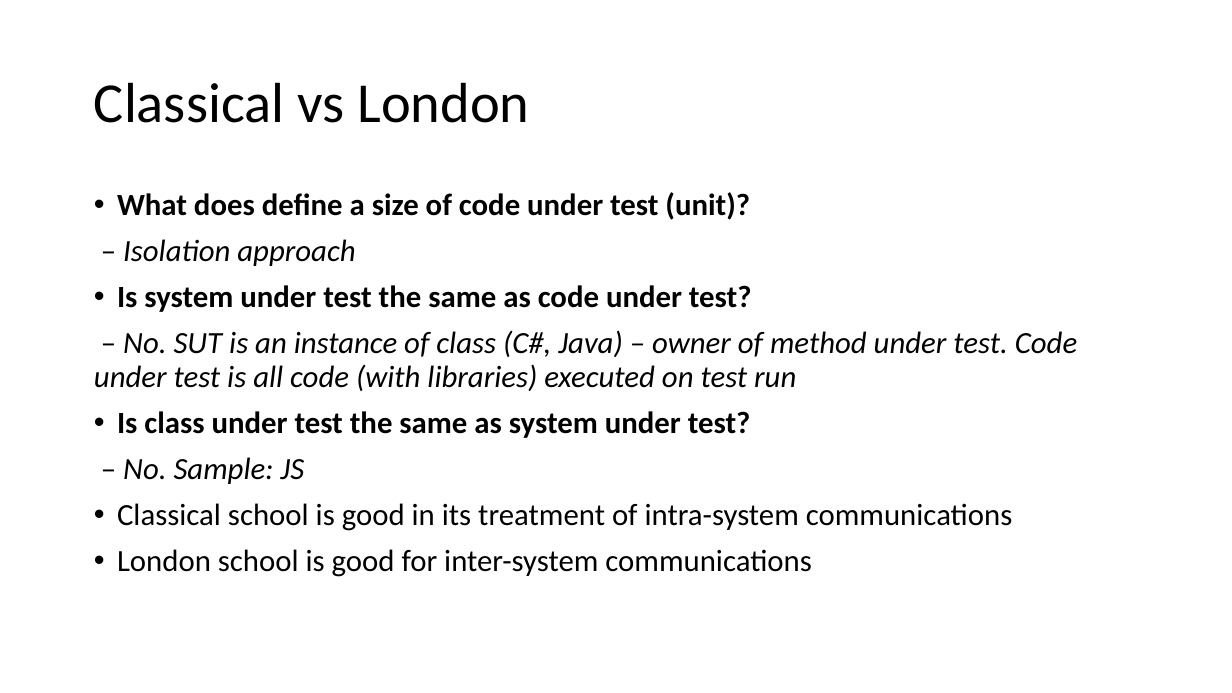
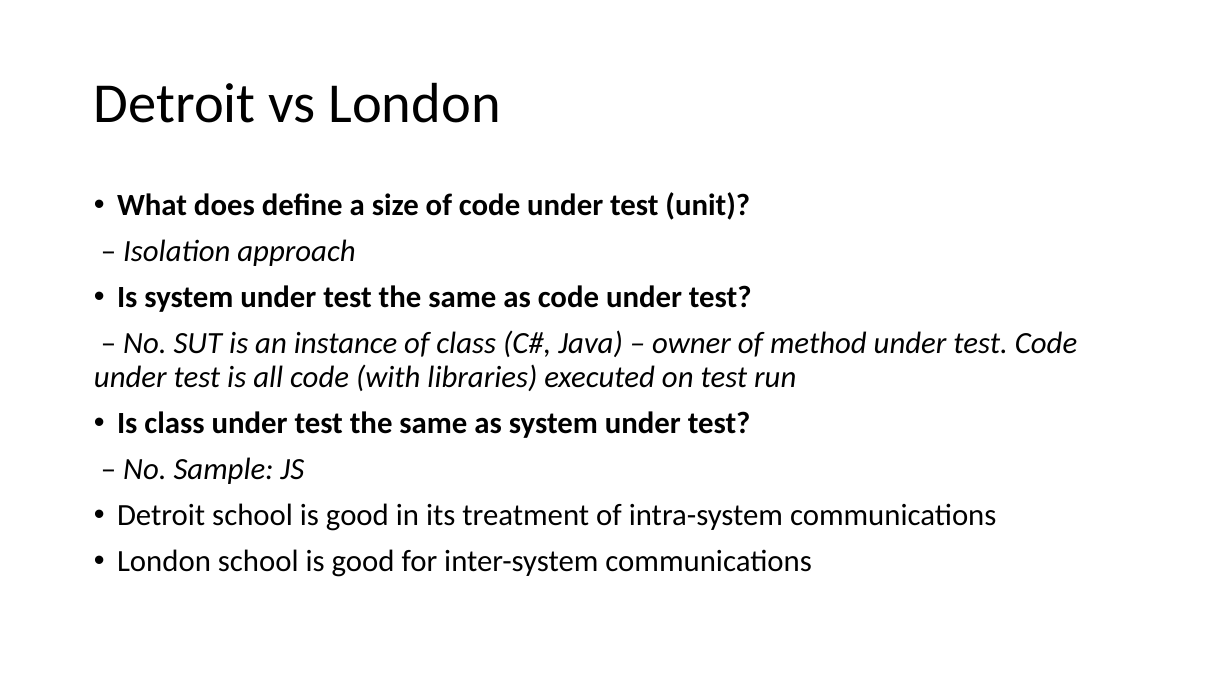
Before and after one commit to magicmanam/slides, a slide deck: slide 35 of automation-testing/unit-testing.pptx. Drawn at 1232x693 pixels with LibreOffice and Linux fonts; fonts in the diff are those of the drawing. Boxes give left, top, right and bottom in pixels: in the first picture for what was removed or moved away, otherwise in the second. Text is boxed around its words. In the diff, an @@ line names an element or a change of style, - is before the commit and + after.

```diff
--- a/automation-testing/unit-testing.pptx
+++ b/automation-testing/unit-testing.pptx
@@ title at [94,82,501,123]: text changed @@
-Classical vs London
+Detroit vs London
@@ text at [117,503,996,531]: text changed @@
-• Classical school is good in its treatment of intra-system communications
+• Detroit school is good in its treatment of intra-system communications
```
Also in this commit, not shown: 29 other slides changed.
